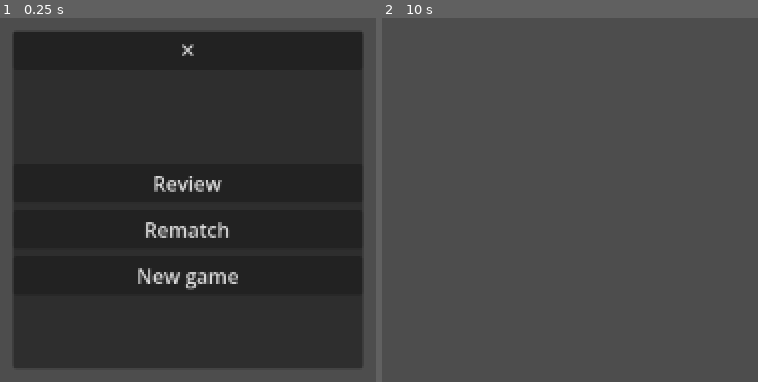
Above: before the commit, frames 1-2 (left to right).
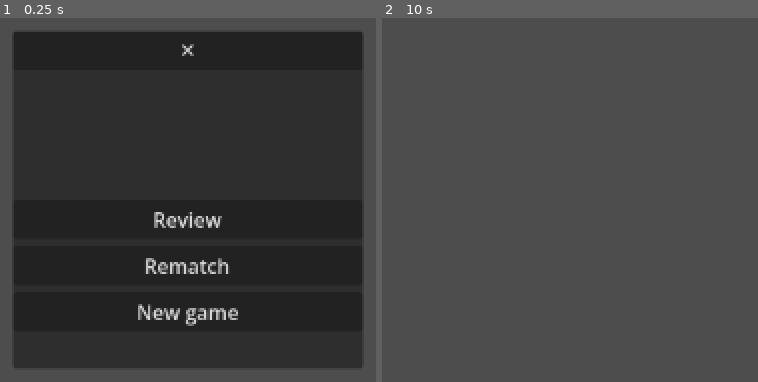
Above: after the commit, the same moments.

Repository: Laginho/P-Chess
Game: Godot game, scene res://ui/game_over.tscn
Two runs of this game, one before a commit and one after it. Both use one fixed random seed, a clock stepped at 60 frames per second and the inputs below. This scene is started directly instead of the project's main scene.
Inputs (mouse positions are in pixels of both pictures, inside the frame that each line leads up to):
- Up to frame 1 (0.25 s): no input
- Up to frame 2 (10 s): click "New game" at 0.5 s; click "New game" at 1.25 s; click "✕" at 2 s; click "Review" at 2.75 s; click "Rematch" at 3.5 s; click "✕" at 4.25 s; click "Review" at 5 s; click "Rematch" at 5.75 s; click "✕" at 6.5 s; click "Review" at 7.25 s; click "Rematch" at 8 s; click "New game" at 8.75 s; tap Enter at 9.5 s; move the mouse to (outside the picture) at 9.52 s; tap F at 9.6 s; click (outside the picture) at 9.67 s; tap Space at 9.77 s

The runs differ from the first frame. In frame 1, 3.2% of the frame differs, in the area x 36-64%, y 43-85%; in frame 2, nothing differs.
Error before the commit: Cannot call method 'hide' on a null value. (res://ui/game_over.gd:51)
Error after the commit: Cannot call method 'hide' on a null value. (res://ui/game_over.gd:52)

Commit message:
feat: track match score across rematches (UI-014)
Keep player scores through colour swaps and reset them for a new match.

Diff:
--- a/ui/game_over.gd
+++ b/ui/game_over.gd
@@ -12,6 +12,7 @@
 	review_button.hide()
 	$Panel/Content/Headline.text = {"1-0": "White won", "0-1": "Black won", "1/2-1/2": "Draw"}[game.result]
 	$Panel/Content/Reason.text = "by " + game.reason
+	$Panel/Content/Score.text = main.match_score_text()
 	$Panel/Content/Review.pressed.connect(_open_review)
 	$Panel/Content/Rematch.pressed.connect(_rematch)
 	$Panel/Content/NewGame.pressed.connect(_new_game)
--- a/ui/game_over.tscn
+++ b/ui/game_over.tscn
@@ -44,6 +44,10 @@
 layout_mode = 2
 horizontal_alignment = 1
 
+[node name="Score" type="Label" parent="Panel/Content"]
+layout_mode = 2
+horizontal_alignment = 1
+
 [node name="Review" type="Button" parent="Panel/Content"]
 layout_mode = 2
 focus_mode = 0
--- a/ui/main.gd
+++ b/ui/main.gd
@@ -45,6 +45,10 @@
 var _recording_move := false
 var _starting := false
 var _review_repertoire: Array = []
+# Scores are half-points, attached to the players rather than board colours.
+var _human_score := 0
+var _maia_score := 0
+var _match_games := 0
 
 
 # Esc resigns on a second press within 2 s of the first (§7). The time source returns milliseconds.
@@ -79,8 +83,10 @@
 @onready var result_label: Label = $Layout/Side/Result
 @onready var white_material: Label = $Layout/Side/WhiteMaterial
 @onready var black_material: Label = $Layout/Side/BlackMaterial
-@onready var white_clock = $Layout/Side/WhiteClock
-@onready var black_clock = $Layout/Side/BlackClock
+@onready var white_clock = $Layout/Side/WhiteClockRow/WhiteClock
+@onready var black_clock = $Layout/Side/BlackClockRow/BlackClock
+@onready var white_score: Label = $Layout/Side/WhiteClockRow/Score
+@onready var black_score: Label = $Layout/Side/BlackClockRow/Score
 @onready var setup = $Setup
 @onready var resign_hint: Label = $Layout/Side/ResignHint
 @onready var resign_button: Button = $Layout/Side/Actions/ResignButton
@@ -238,9 +244,15 @@
 	setup.get_node("Center/Form/Missing").hide()
 	_move_clocks.clear()
 	_history_saved = false
+	if settings.is_empty() or new_settings != rematch(settings) or not board_view.game.is_over():
+		_reset_match()
 	settings = new_settings.duplicate()
 	_review_repertoire = review_repertoire
 	human = settings.colour
+	white_score.visible = _match_games > 0
+	black_score.visible = _match_games > 0
+	white_score.text = _format_score(_human_score if human == "w" else _maia_score)
+	black_score.text = _format_score(_human_score if human == "b" else _maia_score)
 	uci.set_level(MaiaPlayer.net_path(settings.level))
 	var game = Game.new()
 	maia.book = practice_book
@@ -276,6 +288,7 @@
 
 
 func _show_setup() -> void:
+	_reset_match()
 	draw_button.disabled = true
 	_draw_offered = false
 	draw_notice.hide()
@@ -345,8 +358,8 @@
 func _set_flipped(flipped: bool) -> void:
 	board_view.flipped = flipped
 	# Each side's clock and material sit on that side's edge of the board, the clock outermost.
-	var top := [white_clock, white_material] if flipped else [black_clock, black_material]
-	var bottom := [black_material, black_clock] if flipped else [white_material, white_clock]
+	var top := [white_clock.get_parent(), white_material] if flipped else [black_clock.get_parent(), black_material]
+	var bottom := [black_material, black_clock.get_parent()] if flipped else [white_material, white_clock.get_parent()]
 	var side_panel := white_material.get_parent()
 	for i in top.size():
 		side_panel.move_child(top[i], i)
@@ -426,6 +439,14 @@
 	claim_draw.disabled = true
 	result_label.text = "%s by %s (%s)\nSpace for a rematch" % [WINNERS[game.result], game.reason, game.result]
 	if not _history_saved:
+		_match_games += 1
+		if game.result == "1/2-1/2":
+			_human_score += 1
+			_maia_score += 1
+		elif (game.result == "1-0") == (human == "w"):
+			_human_score += 2
+		else:
+			_maia_score += 2
 		_history_saved = true
 		history.save(game, _move_clocks, settings, "", maia.target_id)
 	if history.error:
@@ -471,3 +492,18 @@
 
 static func _lead(points: int) -> String:
 	return " +%d" % points if points > 0 else ""
+
+
+func _reset_match() -> void:
+	_human_score = 0
+	_maia_score = 0
+	_match_games = 0
+
+
+static func _format_score(half_points: int) -> String:
+	var whole := half_points / 2
+	return (str(whole) if whole > 0 or half_points == 0 else "") + ("?" if half_points % 2 else "")
+
+
+func match_score_text() -> String:
+	return "You %s ? %s Maia %s" % [_format_score(_human_score), _format_score(_maia_score), settings.level.trim_prefix("maia-")]
--- a/ui/main.tscn
+++ b/ui/main.tscn
@@ -54,9 +54,16 @@
 custom_minimum_size = Vector2(240, 0)
 layout_mode = 2
 
-[node name="BlackClock" parent="Layout/Side" instance=ExtResource("5")]
+[node name="BlackClockRow" type="HBoxContainer" parent="Layout/Side"]
+layout_mode = 2
+
+[node name="BlackClock" parent="Layout/Side/BlackClockRow" instance=ExtResource("5")]
 layout_mode = 2
 side = "b"
+
+[node name="Score" type="Label" parent="Layout/Side/BlackClockRow"]
+visible = false
+layout_mode = 2
 
 [node name="BlackMaterial" type="Label" parent="Layout/Side"]
 layout_mode = 2
@@ -113,7 +120,14 @@
 layout_mode = 2
 theme_override_font_sizes/font_size = 20
 
-[node name="WhiteClock" parent="Layout/Side" instance=ExtResource("5")]
+[node name="WhiteClockRow" type="HBoxContainer" parent="Layout/Side"]
+layout_mode = 2
+
+[node name="WhiteClock" parent="Layout/Side/WhiteClockRow" instance=ExtResource("5")]
+layout_mode = 2
+
+[node name="Score" type="Label" parent="Layout/Side/WhiteClockRow"]
+visible = false
 layout_mode = 2
 
 [node name="Setup" parent="." instance=ExtResource("4")]
Not shown, changed: docs/spec.md
